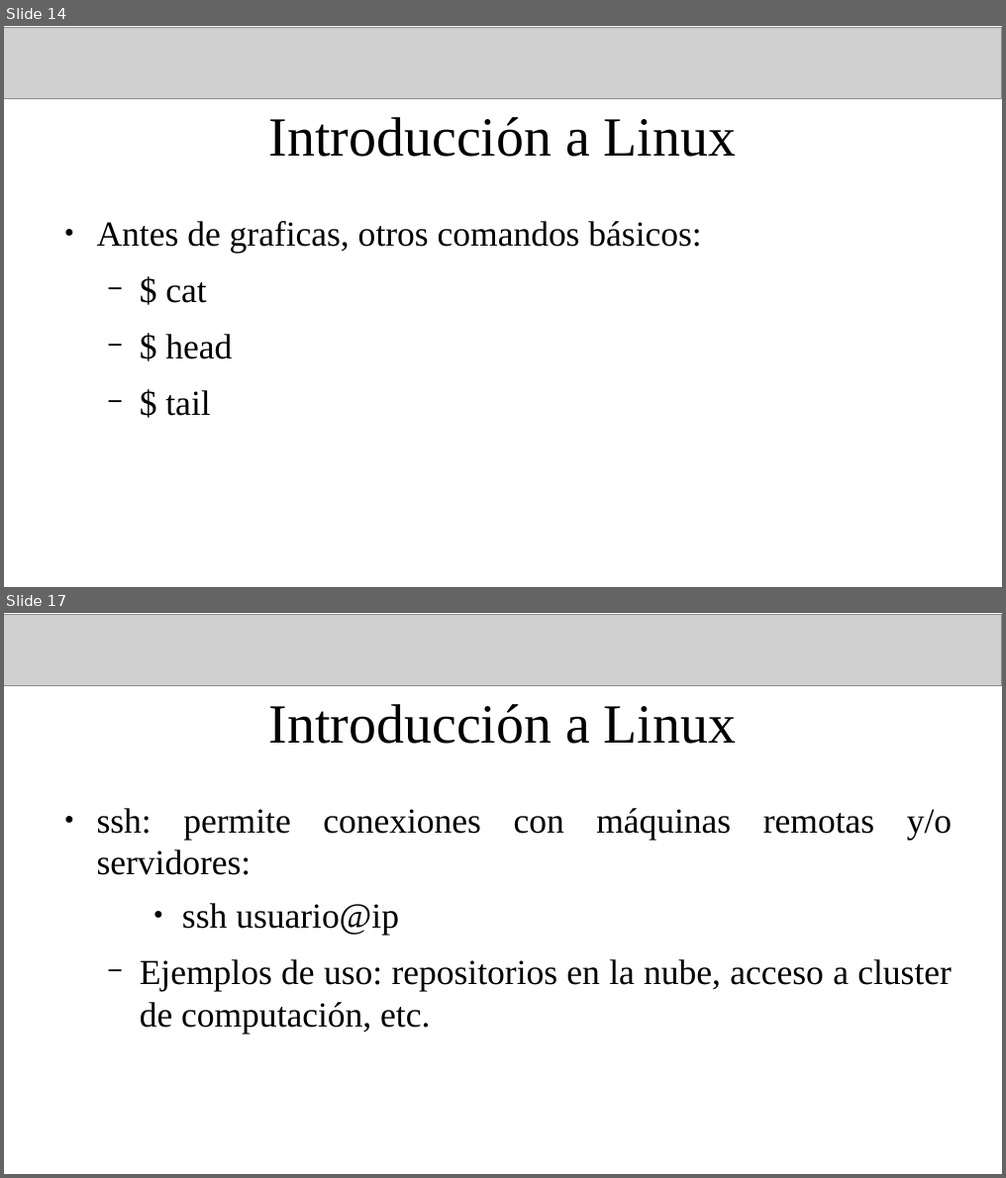
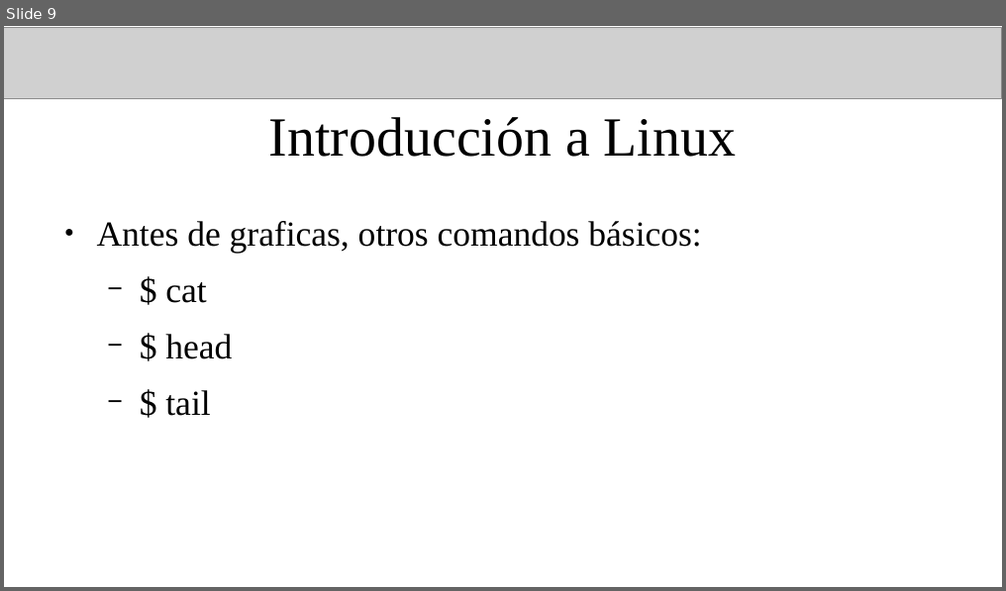
Before and after one commit to fiscompunipamplona/unidad1_IntroLinux, a slide deck: clases/clase-introLinux_1.odp. Shown one above the other, each under a label of ours: slides 14 and 17 before the commit, slide 9 after it; the slides between them are not shown. The pictures are 1006x1178 and 1006x591 pixels, drawn with LibreOffice and Linux fonts; fonts in the diff are those of the drawing; grey boxes stand for pictures. Boxes give left, top, right and bottom in pixels: in the first picture for what was removed or moved away, otherwise in the second. Text is boxed around its words. In the diff, an @@ line names an element or a change of style, - is before the commit and + after.

Commit message:
Slides for class two (IntroLinux) )added

```diff
--- a/clases/clase-introLinux_1.odp
+++ b/clases/clase-introLinux_1.odp
@@ slide 17 removed at bbox=[4, 613, 1002, 1174], background #FFFFFF @@
@@ picture removed at bbox=[4, 615, 1002, 685] @@
@@ title removed at bbox=[269, 704, 736, 744] @@
-Introducción a Linux
@@ text removed at bbox=[97, 808, 951, 1033] @@
-● ssh: permite conexiones con máquinas remotas y/o servidores:
-    ● ssh usuario@ip
-  − Ejemplos de uso: repositorios en la nube, acceso a cluster de computación, etc.
@@ what was slide 14 is now slide 9 @@
```
Also in this commit, not shown: 2 slides changed, 9 other slides removed, 3 other files.
